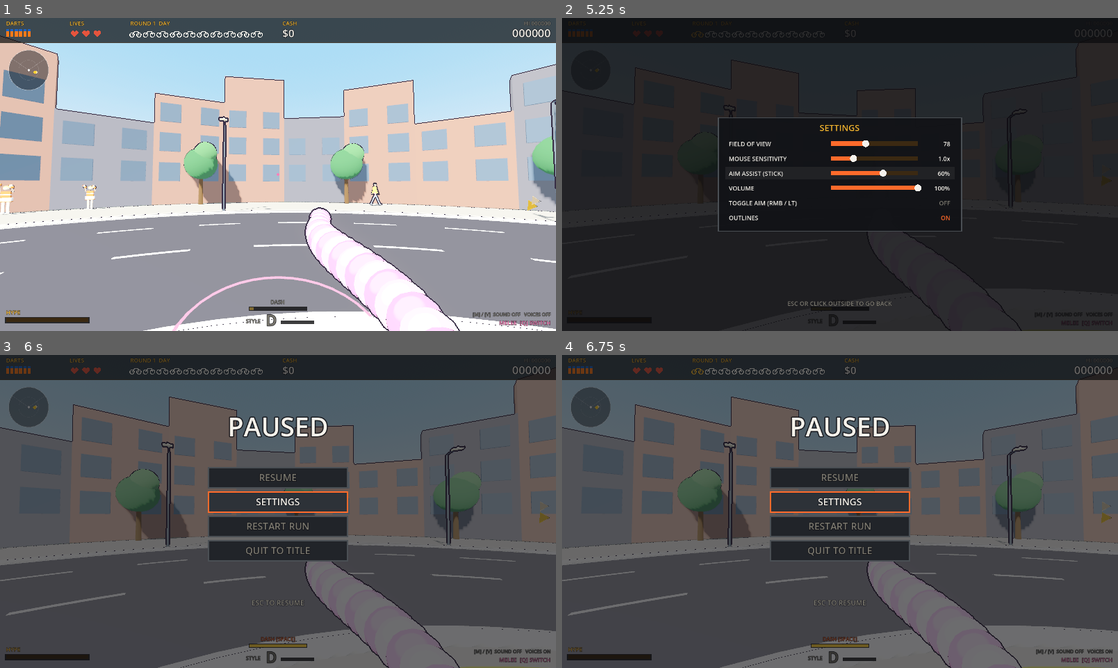
Above: before the commit, frames 1-4 (two rows, left to right).
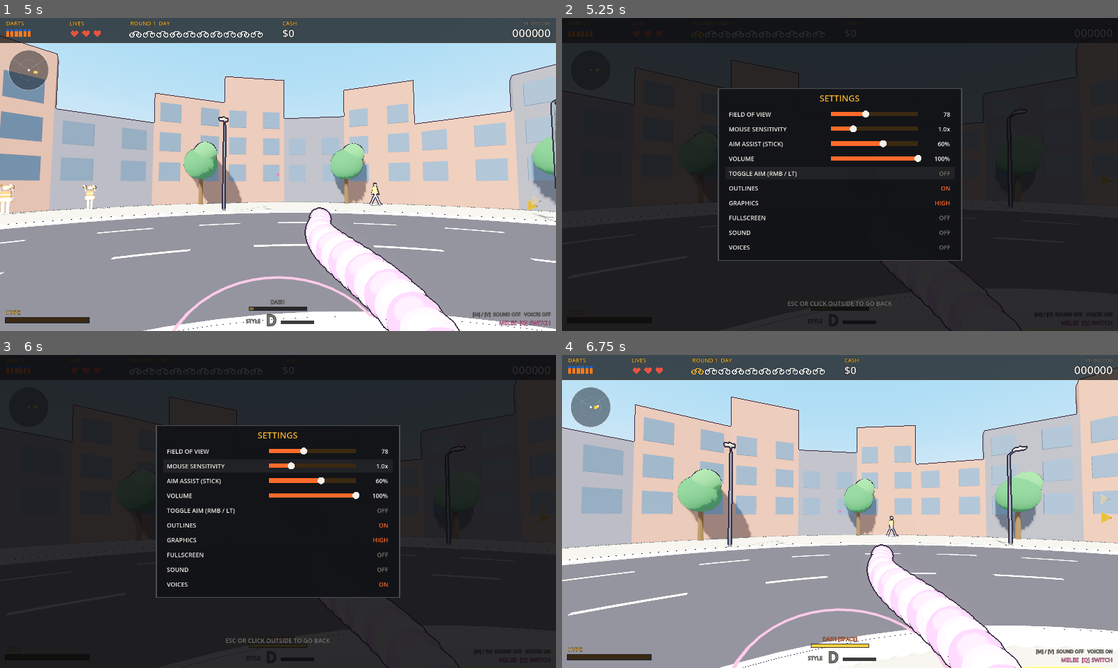
Above: after the commit, the same moments.

Repository: GVihi/FstreliBiciklina3D
Game: Godot game, scene res://main.tscn
Same seed, same stepped clock (60 frames per second), same inputs: the game is played once before the commit and once after it.
Inputs (mouse positions are in pixels of both pictures, inside the frame that each line leads up to):
- Up to frame 1 (5 s): tap Enter at 0.5 s; move the mouse to (400, 158) at 0.52 s; hold Right 0.53-1.28 s; tap M at 0.6, 1.55, 2.1, 3.05, 4.55 s; click (400, 158) at 0.67 s; tap Space at 0.77, 1.52, 3.02, 3.77, 4.52 s; tap V at 0.8, 1.35, 2.3, 2.85, 3.8 s; move the mouse to (250, 174) at 1.27 s; hold Up from 1.28 s (still down); move the mouse to (289, 168) at 2.02 s; move the mouse to (272, 180) at 2.77 s; click (272, 180) at 2.92 s; move the mouse to (316, 177) at 3.52 s; tap R at 3.6 s; move the mouse to (233, 171) at 4.27 s; tap Q at 4.35 s
- Up to frame 2 (5.25 s): keep holding Up; move the mouse to (845, 174) at 5.02 s; tap Tab at 5.1 s; click (845, 174) at 5.17 s
- Up to frame 3 (6 s): tap V at 5.3 s; release Up at 5.75 s; tap Space at 5.75 s; drag from (194, 433) to (166, 527) at 5.77 s
- Up to frame 4 (6.75 s): tap Enter at 6.5 s; move the mouse to (962, 495) at 6.52 s; hold Up from 6.53 s (still down); tap Keypad Enter at 6.6 s

Frame 1 is identical in both runs. In frame 2, 3.6% of the frame differs, in the area x 28-72%, y 22-78%; in frame 3, 86%; in frame 4, 100%, in the area x 0-100%, y 0-100%.

Commit message:
Connect hotkey-only settings to the menus and save them
The settings panel (reachable from the title and pause menus) now also has
Graphics (high / medium / low), Fullscreen, Sound and Voices rows, so
everything that was only on F9 / F11 / M / V can be changed from the menus.
Those four values are now saved to user://settings.cfg and applied on
startup; the hotkeys still work and save too. Choice rows cycle on click.

Ticks the settings item in the README roadmap, which completes the
Menu & Game Flow section.

Co-Authored-By: Claude Sonnet 5.5 <noreply@anthropic.com>
Claude-Session: https://claude.ai/code/session_013gD2p91XwiEwAanmrPkZQ4

Diff:
--- a/scripts/hud.gd
+++ b/scripts/hud.gd
@@ -345,7 +345,11 @@
 	{"id": "assist", "label": "AIM ASSIST (STICK)", "min": 0.0, "max": 1.0, "fmt": "pct"},
 	{"id": "vol", "label": "VOLUME", "min": 0.0, "max": 1.0, "fmt": "pct"},
 	{"id": "tads", "label": "TOGGLE AIM (RMB / LT)", "toggle": true},
-	{"id": "outline", "label": "OUTLINES", "toggle": true}
+	{"id": "outline", "label": "OUTLINES", "toggle": true},
+	{"id": "quality", "label": "GRAPHICS", "choices": ["HIGH", "MEDIUM", "LOW"]},
+	{"id": "fullscreen", "label": "FULLSCREEN", "toggle": true},
+	{"id": "sound", "label": "SOUND", "toggle": true},
+	{"id": "voices", "label": "VOICES", "toggle": true}
 ]
 
 func settings_visible() -> bool:
@@ -378,7 +382,7 @@
 func is_toggle(id: String) -> bool:
 	for row in SETTING_ROWS:
 		if row["id"] == id:
-			return row.get("toggle", false)
+			return row.get("toggle", false) or row.has("choices")
 	return false
 
 func apply_slider(id: String, pos: Vector2) -> void:
@@ -402,7 +406,10 @@
 			draw_rect(r, Color(1, 1, 1, 0.06))
 		var ty = r.position.y + 21.0 * k
 		_txt(row["label"], r.position.x + 8.0 * k, ty, int(14 * k), TEXT)
-		if row.get("toggle", false):
+		if row.has("choices"):
+			var ch = int(g.get_setting(row["id"]))
+			_txt(row["choices"][ch], r.position.x + r.size.x - 10.0 * k, ty, int(14 * k), ACCENT, 2)
+		elif row.get("toggle", false):
 			var on = bool(g.get_setting(row["id"]))
 			_txt("ON" if on else "OFF", r.position.x + r.size.x - 10.0 * k, ty, int(14 * k), ACCENT if on else GRAY, 2)
 		else:
--- a/scripts/input.gd
+++ b/scripts/input.gd
@@ -92,8 +92,10 @@
 				g.shop_sys.buy(3)
 		elif kc == KEY_M:
 			g.sfx.toggle_mute()
+			g.settings.save_settings()
 		elif kc == KEY_V:
 			g.sfx.toggle_voices()
+			g.settings.save_settings()
 		elif kc == KEY_F7:
 			g.add_note("VOICE EFFECTS " + ("ON" if g.sfx.toggle_voice_fx() else "OFF"), g.GOLD)
 		elif kc == KEY_F9:
@@ -111,10 +113,7 @@
 				title_back()
 				Input.mouse_mode = Input.MOUSE_MODE_VISIBLE
 		elif kc == KEY_F11:
-			if DisplayServer.window_get_mode() == DisplayServer.WINDOW_MODE_FULLSCREEN:
-				DisplayServer.window_set_mode(DisplayServer.WINDOW_MODE_WINDOWED)
-			else:
-				DisplayServer.window_set_mode(DisplayServer.WINDOW_MODE_FULLSCREEN)
+			g.settings.toggle_fullscreen()
 
 # gamepad buttons (sticks and triggers are polled in update_player)
 func on_pad_button(btn: int) -> void:
--- a/scripts/main.gd
+++ b/scripts/main.gd
@@ -239,6 +239,7 @@
 	sfx = SfxScript.new()
 	add_child(sfx)
 	sfx.set_master(volume)
+	settings.apply_loaded()
 
 	mat_spark = Util.unshaded(Color.html("#ff9a3a"))
 	mat_dust = Util.unshaded(Color(0.72, 0.67, 0.58))
--- a/scripts/settings.gd
+++ b/scripts/settings.gd
@@ -5,6 +5,10 @@
 const GOLD = Color(0.95, 0.71, 0.19)
 
 var g = null
+# audio / window values read from the file before the sound system exists; apply_loaded() uses them
+var _muted = false
+var _voices = true
+var _fullscreen = false
 
 func _init(game) -> void:
 	g = game
@@ -22,6 +26,24 @@
 	apply_quality()
 	var names = ["GRAPHICS: HIGH", "GRAPHICS: MEDIUM (NO MSAA)", "GRAPHICS: LOW (NO MSAA, NO SHADOWS)"]
 	g.add_note(names[g.quality], GOLD)
+	save_settings()
+
+func is_fullscreen() -> bool:
+	return DisplayServer.window_get_mode() == DisplayServer.WINDOW_MODE_FULLSCREEN
+
+func set_fullscreen(on: bool) -> void:
+	DisplayServer.window_set_mode(DisplayServer.WINDOW_MODE_FULLSCREEN if on else DisplayServer.WINDOW_MODE_WINDOWED)
+
+func toggle_fullscreen() -> void:
+	set_fullscreen(not is_fullscreen())
+	save_settings()
+
+# call once the sound system exists: applies the saved sound and window settings
+func apply_loaded() -> void:
+	g.sfx.muted = _muted
+	g.sfx.voices_on = _voices
+	if _fullscreen:
+		set_fullscreen(true)
 
 func load_settings() -> void:
 	var cf = ConfigFile.new()
@@ -33,6 +55,10 @@
 	g.aim_assist = clampf(float(cf.get_value("game", "assist", g.aim_assist)), 0.0, 1.0)
 	g.volume = clampf(float(cf.get_value("game", "volume", g.volume)), 0.0, 1.0)
 	g.outlines = bool(cf.get_value("game", "outlines", g.outlines))
+	g.quality = clampi(int(cf.get_value("game", "quality", g.quality)), 0, 2)
+	_muted = bool(cf.get_value("game", "muted", _muted))
+	_voices = bool(cf.get_value("game", "voices", _voices))
+	_fullscreen = bool(cf.get_value("game", "fullscreen", _fullscreen))
 
 func save_settings() -> void:
 	var cf = ConfigFile.new()
@@ -42,6 +68,10 @@
 	cf.set_value("game", "assist", g.aim_assist)
 	cf.set_value("game", "volume", g.volume)
 	cf.set_value("game", "outlines", g.outlines)
+	cf.set_value("game", "quality", g.quality)
+	cf.set_value("game", "muted", g.sfx.muted)
+	cf.set_value("game", "voices", g.sfx.voices_on)
+	cf.set_value("game", "fullscreen", is_fullscreen())
 	cf.save("user://settings.cfg")
 
 func get_setting(id: String):
@@ -57,6 +87,14 @@
 		return g.toggle_ads
 	if id == "outline":
 		return g.outlines
+	if id == "quality":
+		return g.quality
+	if id == "sound":
+		return not g.sfx.muted
+	if id == "voices":
+		return g.sfx.voices_on
+	if id == "fullscreen":
+		return is_fullscreen()
 	return null
 
 func set_setting(id: String, v) -> void:
@@ -75,14 +113,31 @@
 	elif id == "outline":
 		g.outlines = bool(v)
 		apply_quality()
+	elif id == "quality":
+		g.quality = clampi(int(v), 0, 2)
+		apply_quality()
+	elif id == "sound":
+		if bool(v) == g.sfx.muted:
+			g.sfx.toggle_mute()
+	elif id == "voices":
+		if bool(v) != g.sfx.voices_on:
+			g.sfx.toggle_voices()
+	elif id == "fullscreen":
+		set_fullscreen(bool(v))
 	save_settings()
+
+# the value a click on a toggle / choice row switches to
+func next_value(id: String):
+	if id == "quality":
+		return (g.quality + 1) % 3
+	return not get_setting(id)
 
 # a click on the settings panel: toggles flip, sliders start a drag. Returns true when the click was used.
 func click_setting(sid: String) -> bool:
 	if sid == "":
 		return false
 	if g.hud.is_toggle(sid):
-		set_setting(sid, not get_setting(sid))
+		set_setting(sid, next_value(sid))
 	else:
 		g.drag_id = sid
 		g.hud.apply_slider(sid, g.get_viewport().get_mouse_position())
Not shown, changed: README.md
